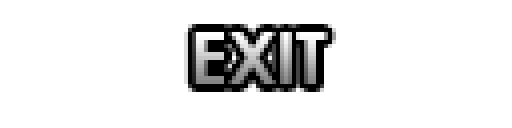
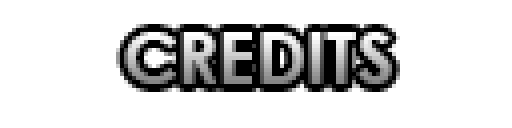
Comparing the layer stacks of the two 512px x 128px images. Changes:
added layer "CREDITS" above "EXIT" over (x1=124, y1=32, x2=392, y2=84)
hid "EXIT" over (x1=192, y1=32, x2=328, y2=84)
